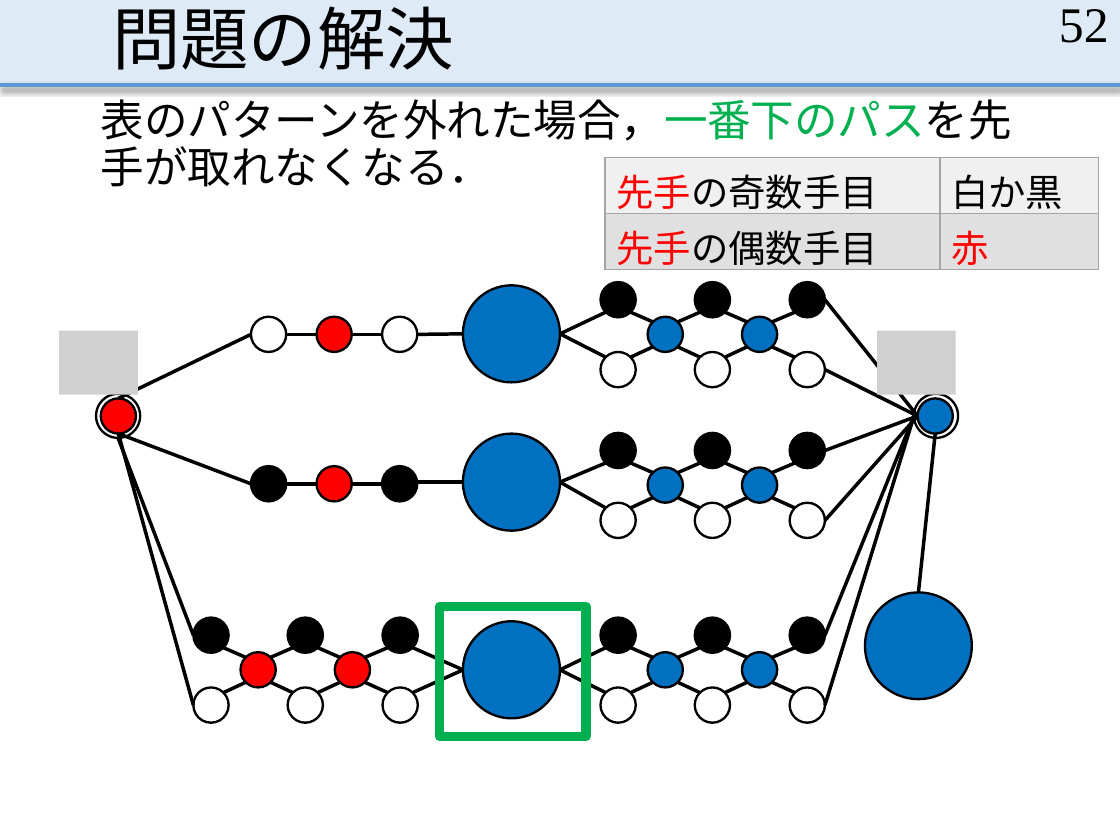
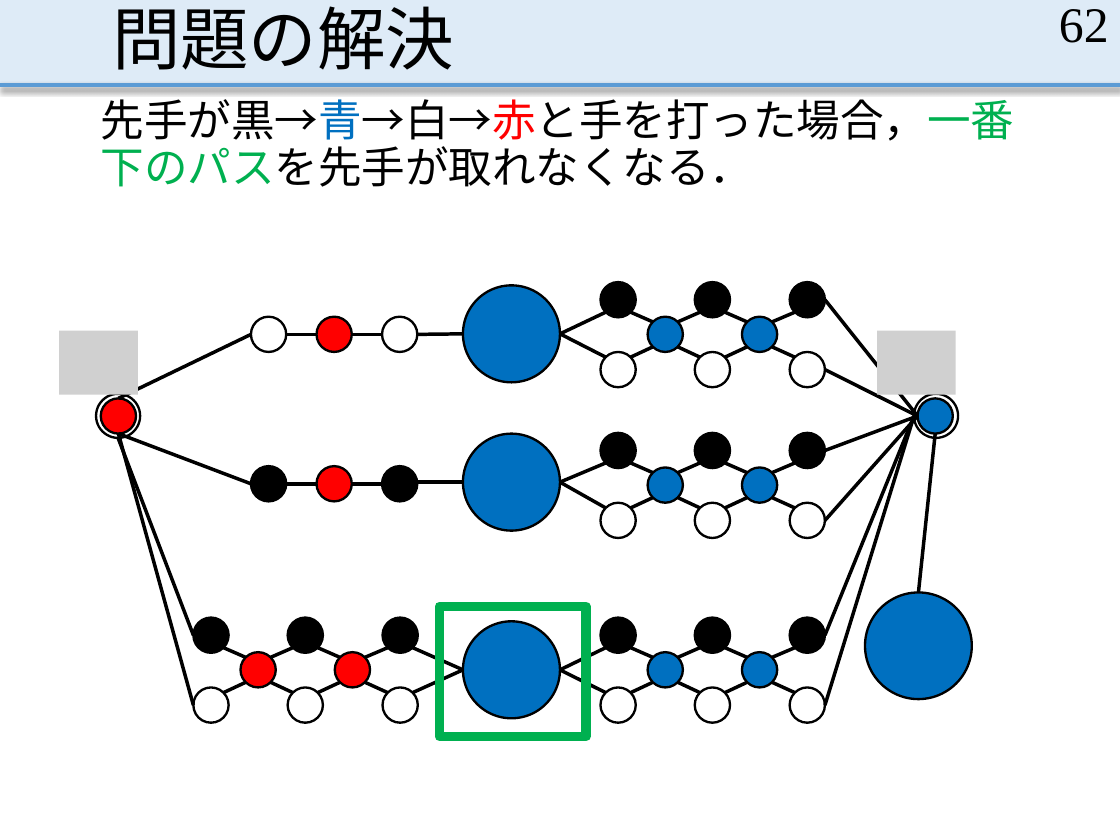
Before and after one commit to MasayaOda/SR, a slide deck: slide 62 of 191120oda.pptx (slide 52 before the commit). Drawn at 1120x840 pixels with LibreOffice and Linux fonts; fonts in the diff are those of the drawing; grey boxes stand for pictures. Boxes give left, top, right and bottom in pixels: in the first picture for what was removed or moved away, otherwise in the second. Text is boxed around its words. In the diff, an @@ line names an element or a change of style, - is before the commit and + after.

```diff
--- a/191120oda.pptx
+++ b/191120oda.pptx
@@ page number at bbox=[1059, 9, 1109, 43]: text changed @@
-52
+62
@@ text at bbox=[101, 92, 1014, 187]: text changed @@
-表のパターンを外れた場合，一番下のパスを先手が取れなくなる．
+先手が黒→青→白→赤と手を打った場合，一番下のパスを先手が取れなくなる．
@@ table removed at bbox=[605, 157, 1099, 274], 2 rows, 2 columns @@
-先手の奇数手目 | 白か黒
-先手の偶数手目 | 赤
```
Also in this commit, not shown: 43 other slides changed, 14 slides added, 1 other file.
